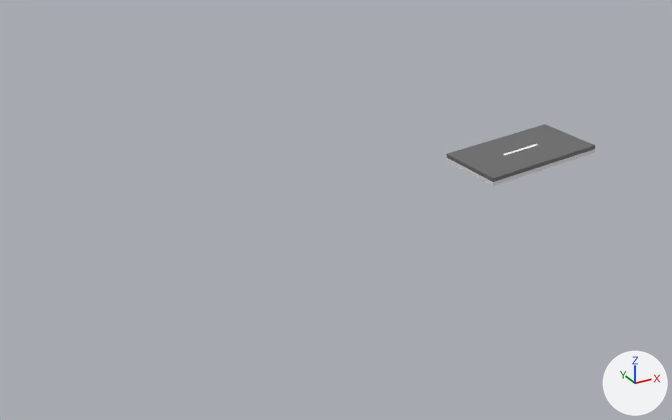
One commit to the Blender file Blender tutorials/road3  big 3 - HILL.blend: the scene before it, then after it.
One viewpoint serves both versions: a 50 mm lens placed at (-15.42, -17.94, 8.6), pointed at (-5.49, 0.11, -0.42). The axes (+X, +Y, +Z) are drawn at lower right. The lights are the same throughout. The picture after the commit comes second.

Before the edit, the objects in view are built like this:
```python
me_cube_001 = bpy.data.meshes.new('Cube.001')
me_cube_001.from_pydata(...)  # a box spanning x -1.0..1.0, y -1.0..1.0, z -0.04..1.96, material slot 0; a box spanning x -1.0..1.0, y -1.0..1.0, z -1.96..0.04, material slot 1; a box spanning x -0.33..0.33, y -0.05..0.05, z 1.76..1.99, material slot 2
me_cube_001.materials.append(mat_material)  # dark grey #6b6b6b
me_cube_001.materials.append(None)
me_cube_001.materials.append(mat_material_001)  # white #ffffff
ob_cube_001 = bpy.data.objects.new('Cube.001', me_cube_001)
ob_cube_001.location = (0.0, 0.0, 0.09)
ob_cube_001.rotation_euler = (0.0, -0.0885, 0.0)  # degrees (0, -5.1, 0)
ob_cube_001.scale = (1.66, 1.0, 0.0529)
```
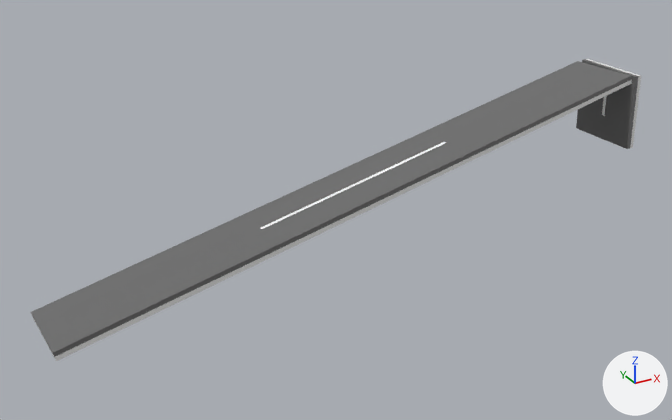
Where the change shows, as pixel boxes [x1, y1, x2, y2] in the pictures (672 x 420 px):
'Cube.001', moved, turned, rescaled: before [447, 124, 595, 186]; after [31, 61, 632, 361]
'Cube.002', added: after [576, 59, 641, 149]
    faces in mat_material_002 (dark grey #6b6b6b): [576, 59, 638, 149]

What changed in the scene script:
```text
Add mat_material_003:
    mat_material_003 = principled_material('Material.003')
    mat_material_003.base_color = (0.986, 0.986, 0.986)  # white #fdfdfd
Add mat_material_002:
    mat_material_002 = principled_material('Material.002')
    mat_material_002.base_color = (0.147, 0.147, 0.147)  # dark grey #6b6b6b
Add me_cube_002:
    me_cube_002.from_pydata(...)  # a box spanning x -1.0..1.0, y -1.0..1.0, z -0.04..1.96, material slot 0; a box spanning x -1.0..1.0, y -1.0..1.0, z -1.96..0.04, material slot 1; a box spanning x -0.33..0.33, y -0.05..0.05, z 1.76..1.99, material slot 2
    me_cube_002.materials.append(mat_material_002)  # dark grey #6b6b6b
    me_cube_002.materials.append(mat_material_003)  # white #fdfdfd
Change ob_cube_001:
    ob_cube_001.location: (0.0, 0.0, 0.09) -> (-4.95, 0.0, 0.09)
    ob_cube_001.rotation_euler: (0.0, -0.0885, 0.0) -> (-0.0322, -0.231, 0.0138)  # degrees (0, -5.1, 0) -> degrees (-1.8, -13, 0.8)
    ob_cube_001.scale: (1.66, 1.0, 0.0529) -> (7.92, 1.0, 0.0553)
Add ob_cube_002:
    ob_cube_002 = bpy.data.objects.new('Cube.002', me_cube_002)
    ob_cube_002.location = (2.91, 0.0, 1.03)
    ob_cube_002.rotation_euler = (0.0, -1.593, 0.0)  # degrees (0, -91, 0)
    ob_cube_002.scale = (1.0, 1.0, 0.0525)
```
